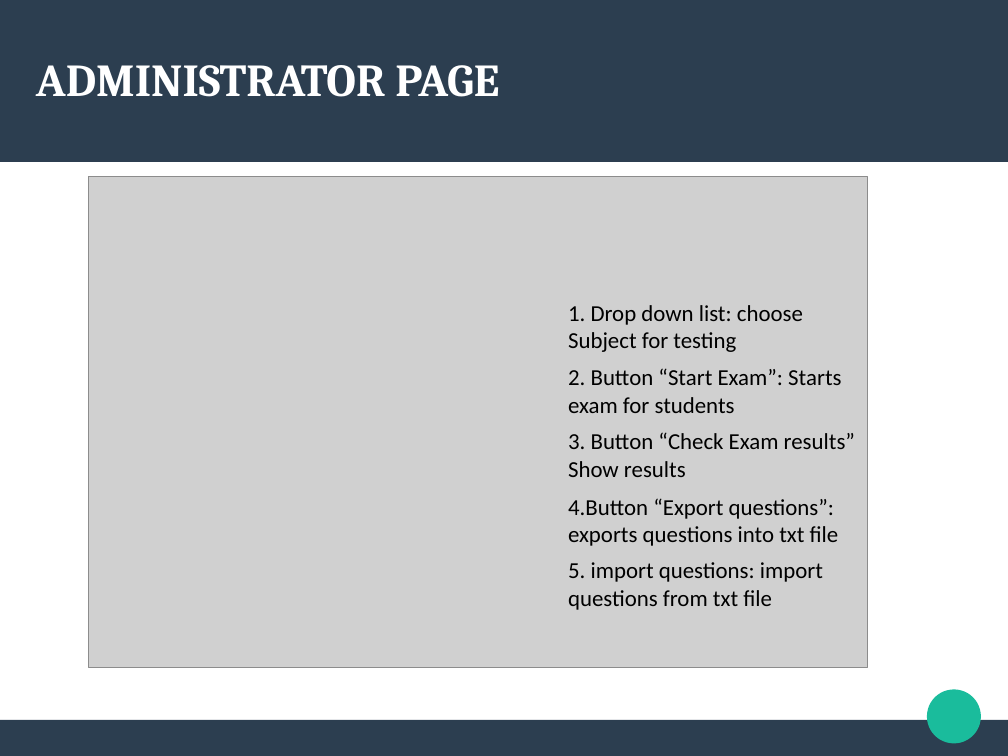
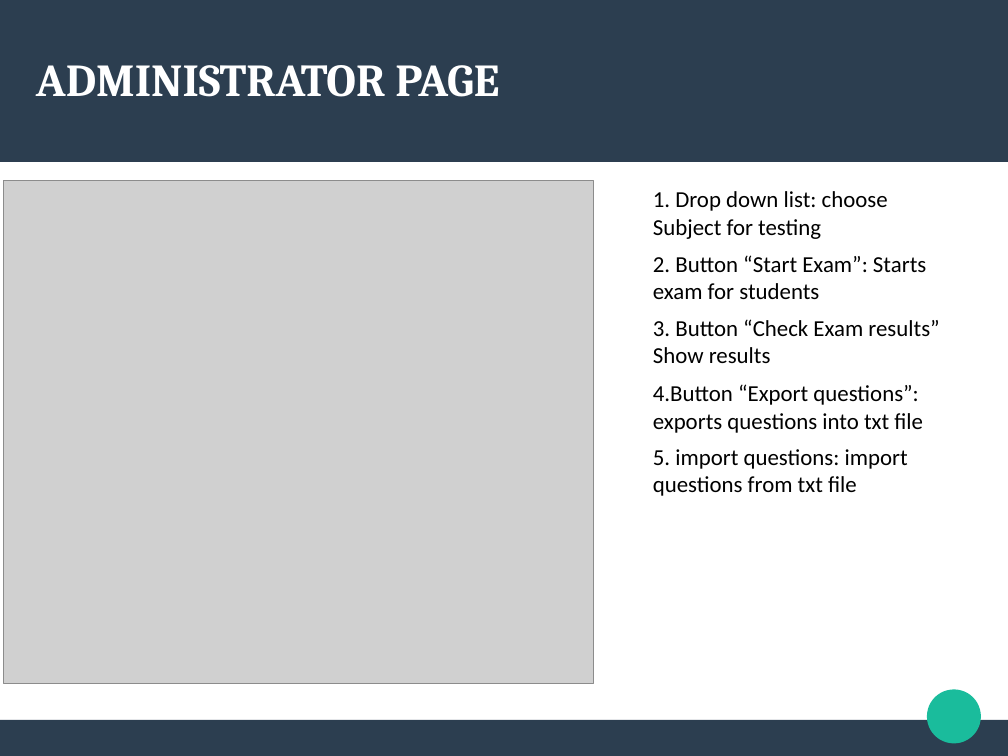
Before and after one commit to Romero09/knowledgeCheckv2, a slide deck: slide 21 of Team4_kcv2.odp. Drawn at 1008x756 pixels with LibreOffice and Linux fonts; fonts in the diff are those of the drawing; grey boxes stand for pictures. Boxes give left, top, right and bottom in pixels: in the first picture for what was removed or moved away, otherwise in the second. Text is boxed around its words. In the diff, an @@ line names an element or a change of style, - is before the commit and + after.

```diff
--- a/Team4_kcv2.odp
+++ b/Team4_kcv2.odp
@@ picture: place and size @@
-picture at (89,177,868,667)
+picture at (4,180,594,683)
@@ 5 texts: place and size @@
-5 texts at (568,305,855,610)
+5 texts at (653,191,939,496)
```
Also in this commit, not shown: 4 other slides changed.
